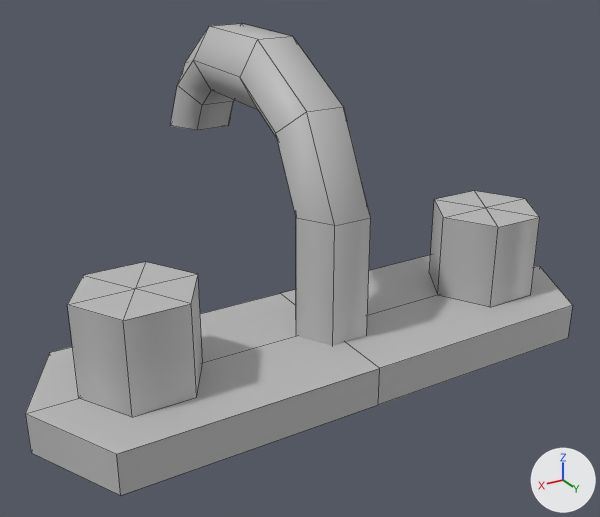
An edit to the FBX model Maya Project Files/Env/Exports/Sink/SinkFaucet_01_SM_Low.fbx, drawn before and after from the same camera.
One viewpoint serves both versions: a 50 mm camera at (0.257, 0.397, 0.276) aimed at (-0.009, -0.047, 0.054). Arrows for +X, +Y and +Z are at lower right; the lights stay in place. Mesh edges are drawn as thin lines. Where no turn or scale is listed for an object, it has been applied to the vertices.

Objects in the first picture: 'Base', 'Handle', 'Handle1', 'Pipe'.
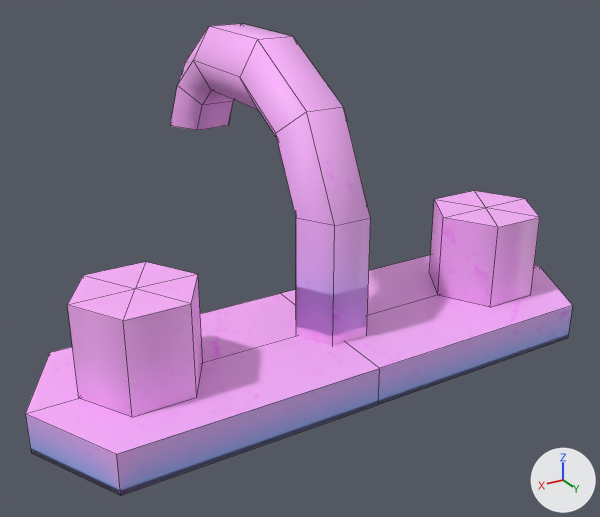
The change, as a list of edits to the scene's bpy script:
```text
Add img_metaltrim_normal_png:
    img_metaltrim_normal_png = load_image('metalTrim_Normal.png', '_unpacked/metalTrim_Normal.png', 2048, 2048, 'Non-Color')
Add img_occlusionroughnessmetallic_png:
    img_occlusionroughnessmetallic_png = load_image('OcclusionRoughnessMetallic.png', '_unpacked/OcclusionRoughnessMetallic.png', 2048, 2048, 'sRGB')
Add mat_metal_ts:
    mat_metal_ts = bpy.data.materials.new('Metal_TS')
    # uses the picture img_metaltrim_normal_png
    # uses the picture img_occlusionroughnessmetallic_png
Change me_mesh_003:
    where me_mesh_003.from_pydata(...)  # 13 vertices, 12 faces; spans x -0.0372..0.0372, y -0.0322..0.0322, z 0.0..0.0573
    remove me_mesh_003.materials.append(mat_lambert1)  # grey #bcbcbc
    add me_mesh_003.materials.append(mat_metal_ts)
Change me_mesh:
    where me_mesh.from_pydata(...)  # 17 vertices, 12 faces; spans x -0.19..0.19, y -0.059..0.059, z 0.0..0.025
    used by ob_base; location = (0.0, 0.0, 0.0)
    remove me_mesh.materials.append(mat_lambert1)  # grey #bcbcbc
    me_mesh part 3: texture (UV) coordinates of 12 of 12 faces, centred in x -0.175..0.175, y -0.059..0.059, z 0.013..0.025, changed; they spanned u 0.12..0.88, v 0.0..0.75 and now span u 0.0..1.0, v 0.32..0.98
    add me_mesh.materials.append(mat_metal_ts)
Change me_mesh_001:
    where me_mesh_001.from_pydata(...)  # 43 vertices, 42 faces; spans x -0.025..0.025, y -0.21..0.022, z 0.0..0.197
    used by ob_pipe; location = (-0.0036, 0.0, 0.0)
    remove me_mesh_001.materials.append(mat_lambert1)  # grey #bcbcbc
    me_mesh_001 part 2: texture (UV) coordinates of 42 of 42 faces, centred in x -0.019..0.019, y -0.203..0.022, z 0.052..0.197, changed; they spanned u 0.34..0.66, v 0.31..0.98 and now span u 0.33..0.57, v 0.0..0.3
    add me_mesh_001.materials.append(mat_metal_ts)
Change me_mesh_002:
    where me_mesh_002.from_pydata(...)  # 13 vertices, 12 faces; spans x -0.0372..0.0372, y -0.0322..0.0322, z 0.0..0.0573
    used by ob_handle; location = (0.1235, 0.0, 0.0253)
    remove me_mesh_002.materials.append(mat_lambert1)  # grey #bcbcbc
    me_mesh_002 part 1: texture (UV) coordinates of 12 of 12 faces, centred in x -0.0279..0.0279, y -0.0322..0.0322, z 0.0287..0.0573, changed; they spanned u 0.34..0.66, v 0.31..0.98 and now span u 0.11..0.44, v 0.04..0.11
    add me_mesh_002.materials.append(mat_metal_ts)
```

Boxes [x1, y1, x2, y2] around the edits, measured in the pictures (600 x 517 px):
'Base', recoloured, surface changed: [25, 255, 573, 495] in both
'Pipe', recoloured, surface changed (grey to pink): [170, 24, 371, 346] in both
'Handle', recoloured, surface changed (grey to pink): [67, 262, 203, 417] in both
'Handle1', recoloured (grey to pink): [429, 191, 540, 307] in both
